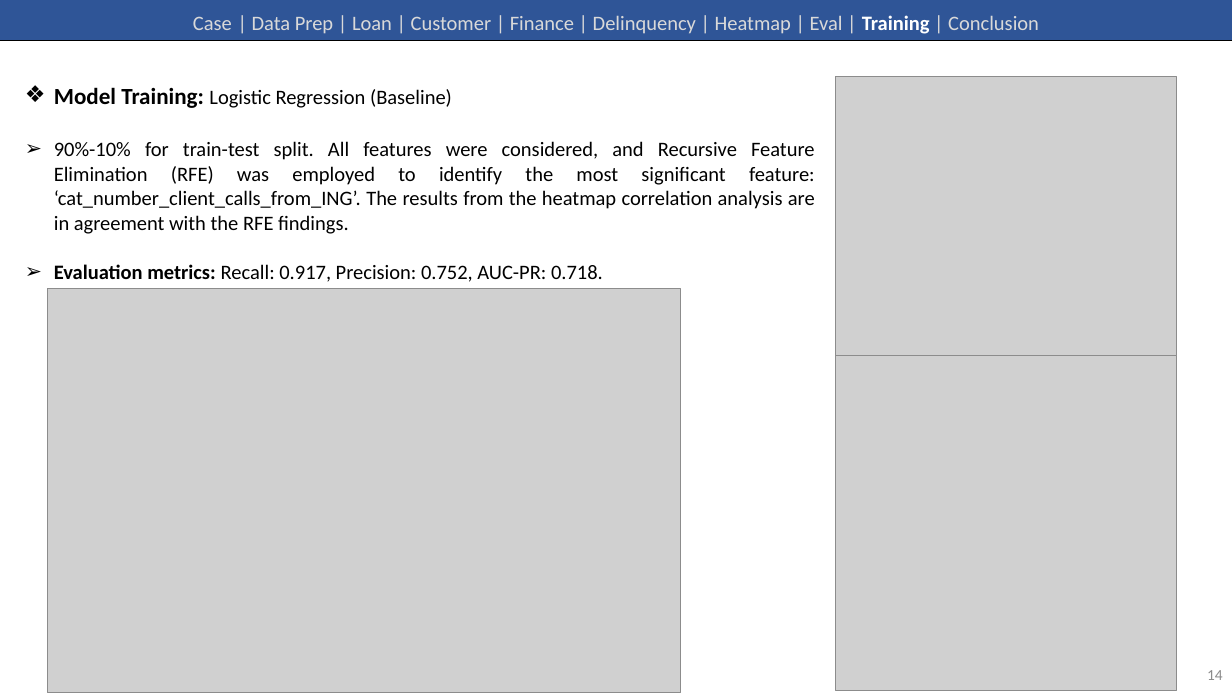
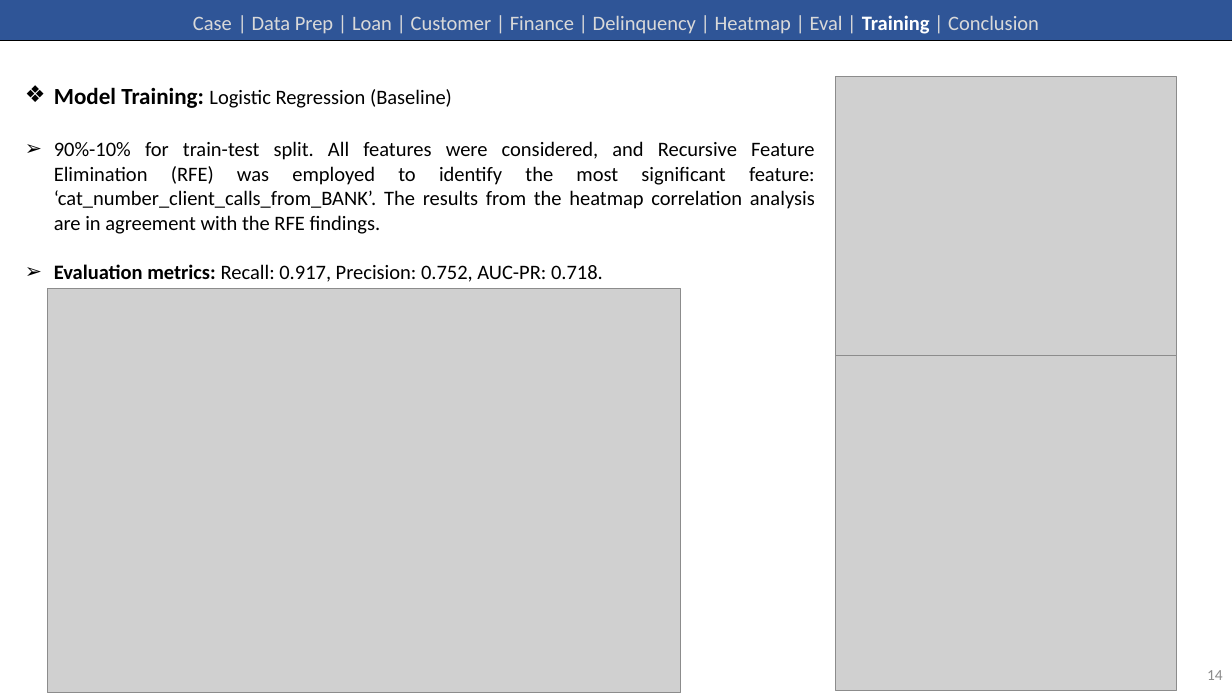
Before and after one commit to frkangul/rpaa-banking, a slide deck: slide 14 of rpaa-banking-project-client.pptx. Drawn at 1232x693 pixels with LibreOffice and Linux fonts; fonts in the diff are those of the drawing; grey boxes stand for pictures. Boxes give left, top, right and bottom in pixels: in the first picture for what was removed or moved away, otherwise in the second. Text is boxed around its words. In the diff, an @@ line names an element or a change of style, - is before the commit and + after.

```diff
--- a/rpaa-banking-project-client.pptx
+++ b/rpaa-banking-project-client.pptx
@@ text at bbox=[54, 141, 815, 234]: text changed @@
-➢ 90%-10% for train-test split. All features were considered, and Recursive Feature Elimination (RFE) was employed to identify the most significant feature: ‘cat_number_client_calls_from_ING’. The results from the heatmap correlation analysis are in agreement with the RFE findings.
+➢ 90%-10% for train-test split. All features were considered, and Recursive Feature Elimination (RFE) was employed to identify the most significant feature: ‘cat_number_client_calls_from_BANK’. The results from the heatmap correlation analysis are in agreement with the RFE findings.
```
Also in this commit, not shown: 5 other slides changed.
